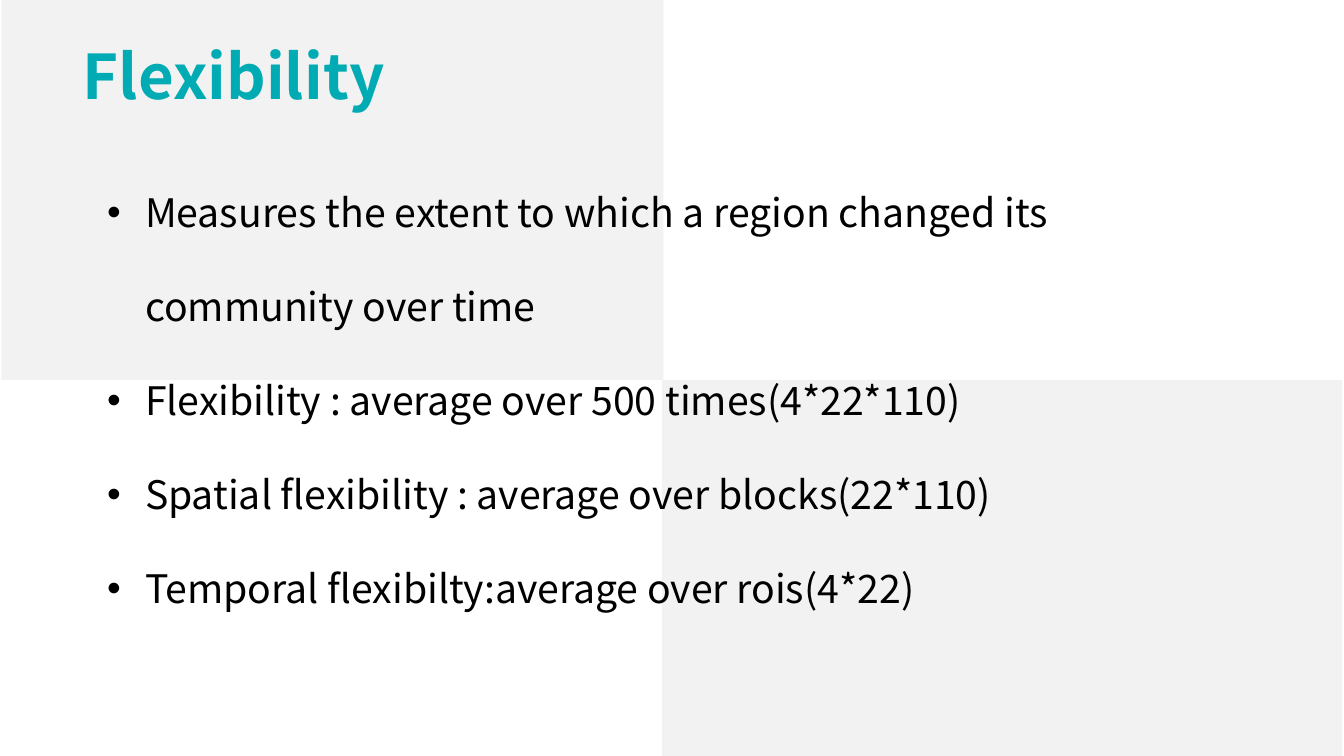
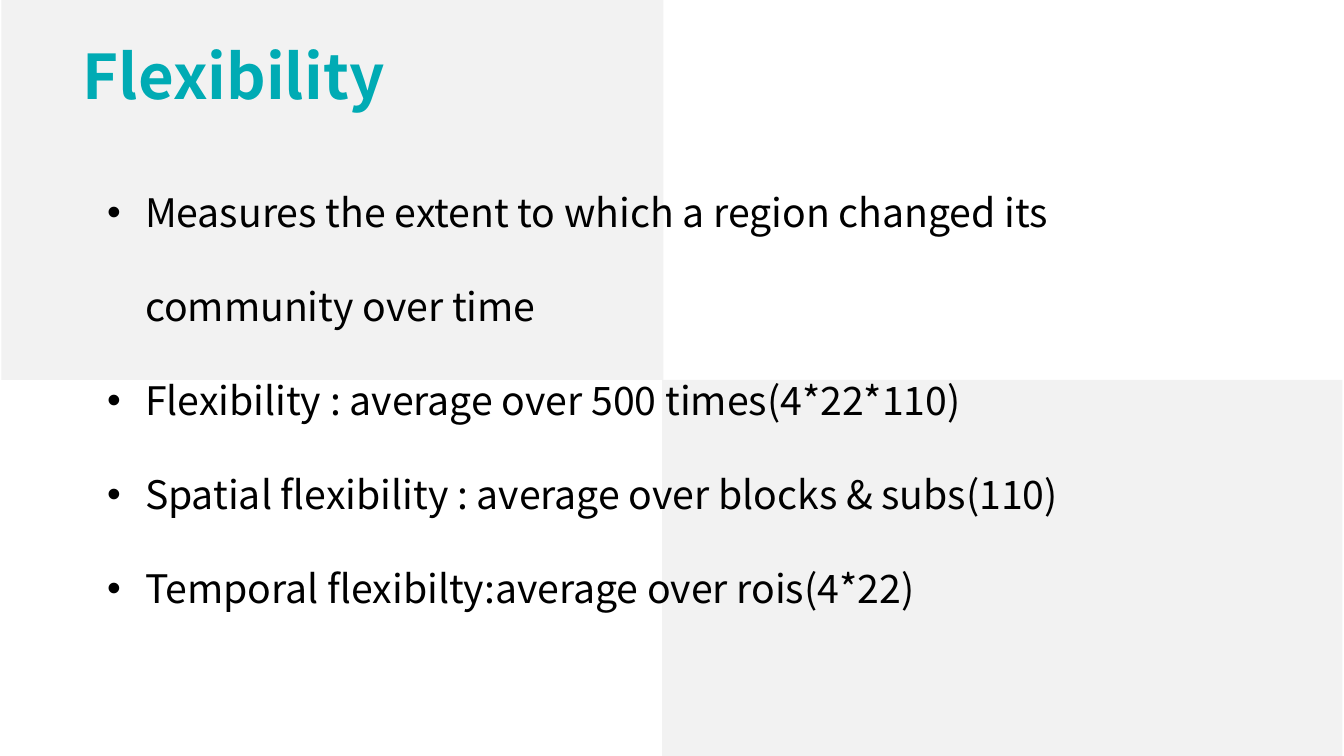
Before and after one commit to lsyoath/sheepy, a slide deck: slide 24 of Work/ppt/DynamicModularity.pptx. Drawn at 1344x756 pixels with LibreOffice and Linux fonts; fonts in the diff are those of the drawing. Boxes give left, top, right and bottom in pixels: in the first picture for what was removed or moved away, otherwise in the second. Text is boxed around its words. In the diff, an @@ line names an element or a change of style, - is before the commit and + after.

```diff
--- a/Work/ppt/DynamicModularity.pptx
+++ b/Work/ppt/DynamicModularity.pptx
@@ text at box(145, 477, 1058, 519): text changed @@
-• Spatial flexibility : average over blocks(22*110)
+• Spatial flexibility : average over blocks & subs(110)
```
Also in this commit, not shown: 4 slides added, 4 slides removed, 2 other files.
